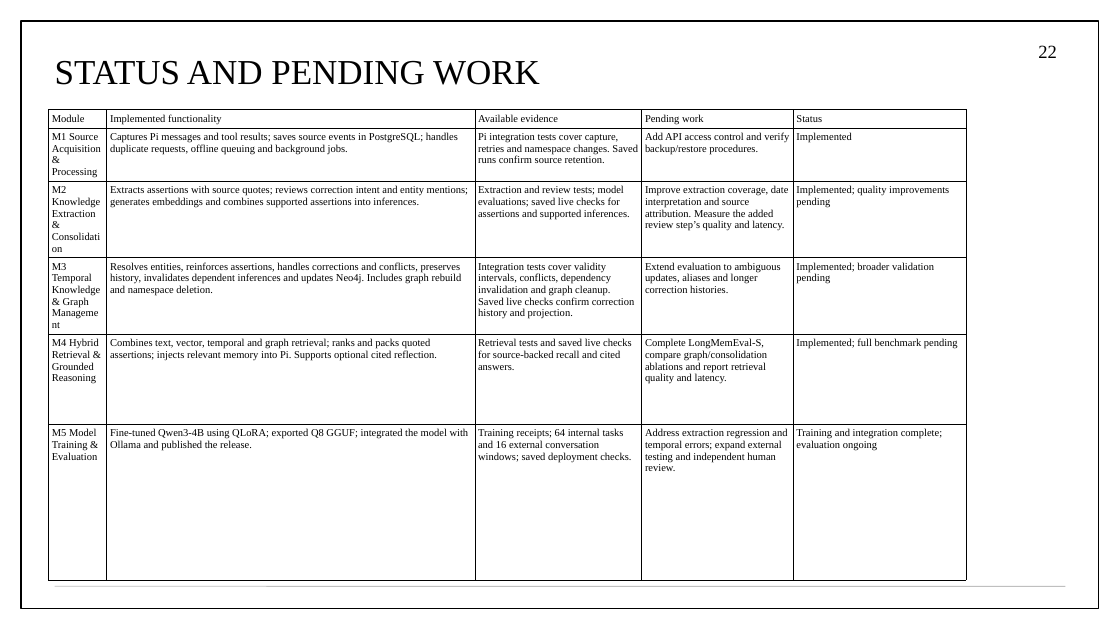
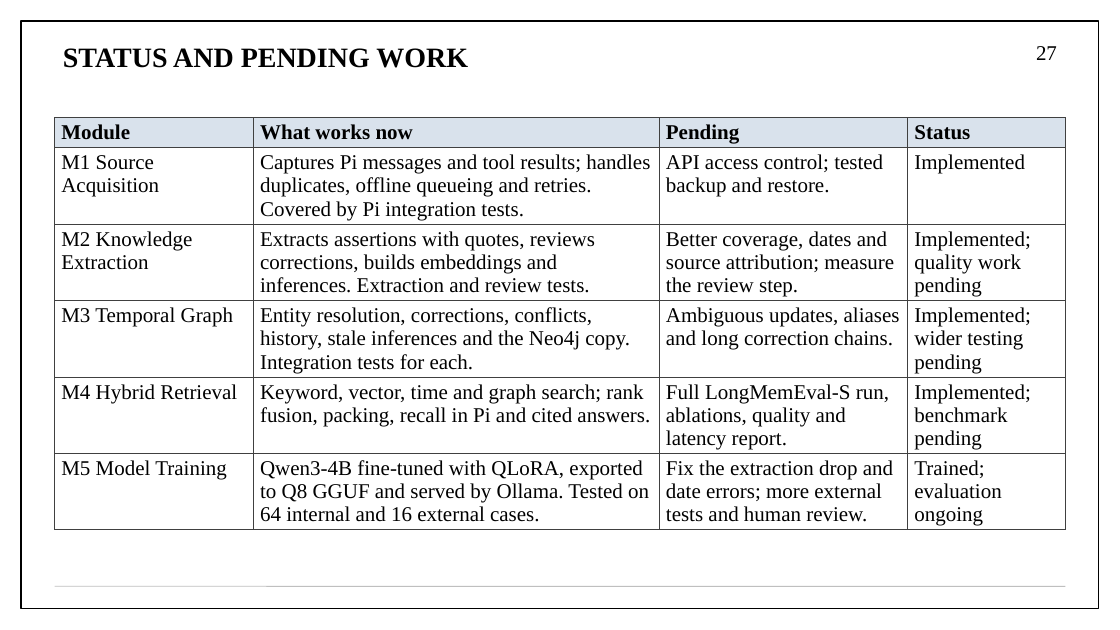
Before and after one commit to aryaniyaps/sdp-2026, a slide deck: slide 27 of P1_R2_13.pptx (slide 22 before the commit). Drawn at 1120x630 pixels with LibreOffice and Linux fonts; fonts in the diff are those of the drawing. Boxes give left, top, right and bottom in pixels: in the first picture for what was removed or moved away, otherwise in the second. Text is boxed around its words. In the diff, an @@ line names an element or a change of style, - is before the commit and + after.

```diff
--- a/P1_R2_13.pptx
+++ b/P1_R2_13.pptx
@@ title "STATUS AND PENDING WORK" at (x1=63, y1=48, x2=468, y2=68): size 30 to 24 pt, bold on; vertical alignment middle to top @@
@@ page number at (x1=1036, y1=46, x2=1057, y2=60): text changed; size 16 to 18 pt @@
-22
+27
@@ table at (x1=55, y1=118, x2=1065, y2=530) @@
-column 1: Module | M1 Source Acquisition & Processing | M2 Knowledge Extraction & Consolidation | M3 Temporal Knowledge & Graph Management | M4 Hybrid Retrieval & Grounded Reasoning | M5 Model Training & Evaluation
-column 2: Implemented functionality | Captures Pi messages and tool results; saves source events in PostgreSQL; handles duplicate requests, offline queuing and background jobs. | Extracts assertions with source quotes; reviews correction intent and entity mentions; generates embeddings and combines supported assertions into inferences. | Resolves entities, reinforces assertions, handles corrections and conflicts, preserves history, invalidates dependent inferences and updates Neo4j. Includes graph rebuild and namespace deletion. | Combines text, vector, temporal and graph retrieval; ranks and packs quoted assertions; injects relevant memory into Pi. Supports optional cited reflection. | Fine-tuned Qwen3-4B using QLoRA; exported Q8 GGUF; integrated the model with Ollama and published the release.
-column 3: Available evidence | Pi integration tests cover capture, retries and namespace changes. Saved runs confirm source retention. | Extraction and review tests; model evaluations; saved live checks for assertions and supported inferences. | Integration tests cover validity intervals, conflicts, dependency invalidation and graph cleanup. Saved live checks confirm correction history and projection. | Retrieval tests and saved live checks for source-backed recall and cited answers. | Training receipts; 64 internal tasks and 16 external conversation windows; saved deployment checks.
-column 4: Pending work | Add API access control and verify backup/restore procedures. | Improve extraction coverage, date interpretation and source attribution. Measure the added review step’s quality and latency. | Extend evaluation to ambiguous updates, aliases and longer correction histories. | Complete LongMemEval-S, compare graph/consolidation ablations and report retrieval quality and latency. | Address extraction regression and temporal errors; expand external testing and independent human review.
-column 5: Status | Implemented | Implemented; quality improvements pending | Implemented; broader validation pending | Implemented; full benchmark pending | Training and integration complete; evaluation ongoing
+column 1: Module | M1 Source Acquisition | M2 Knowledge Extraction | M3 Temporal Graph | M4 Hybrid Retrieval | M5 Model Training
+column 2: What works now | Captures Pi messages and tool results; handles duplicates, offline queueing and retries. Covered by Pi integration tests. | Extracts assertions with quotes, reviews corrections, builds embeddings and inferences. Extraction and review tests. | Entity resolution, corrections, conflicts, history, stale inferences and the Neo4j copy. Integration tests for each. | Keyword, vector, time and graph search; rank fusion, packing, recall in Pi and cited answers. | Qwen3-4B fine-tuned with QLoRA, exported to Q8 GGUF and served by Ollama. Tested on 64 internal and 16 external cases.
+column 3: Pending | API access control; tested backup and restore. | Better coverage, dates and source attribution; measure the review step. | Ambiguous updates, aliases and long correction chains. | Full LongMemEval-S run, ablations, quality and latency report. | Fix the extraction drop and date errors; more external tests and human review.
+column 4: Status | Implemented | Implemented; quality work pending | Implemented; wider testing pending | Implemented; benchmark pending | Trained; evaluation ongoing
@@ table resized from (x1=49, y1=110, x2=966, y2=610) to (x1=55, y1=118, x2=1065, y2=530) @@
```
Also in this commit, not shown: 13 other slides changed, 15 slides added, 9 slides removed, 11 other files.
